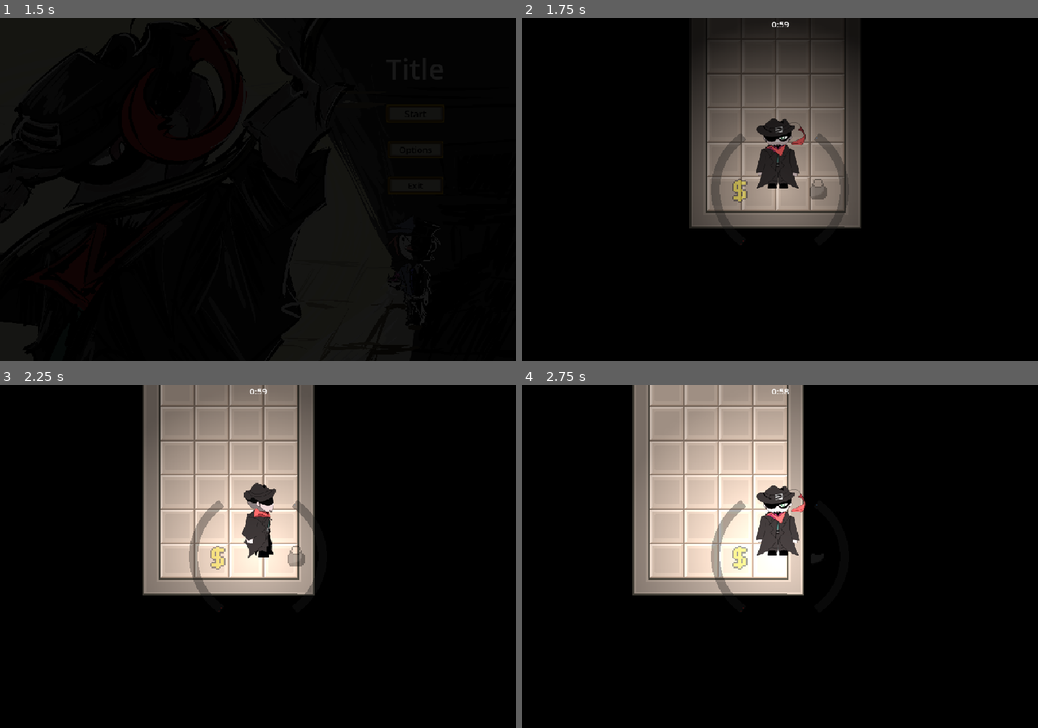
Above: before the commit, frames 1-4 (two rows, left to right).
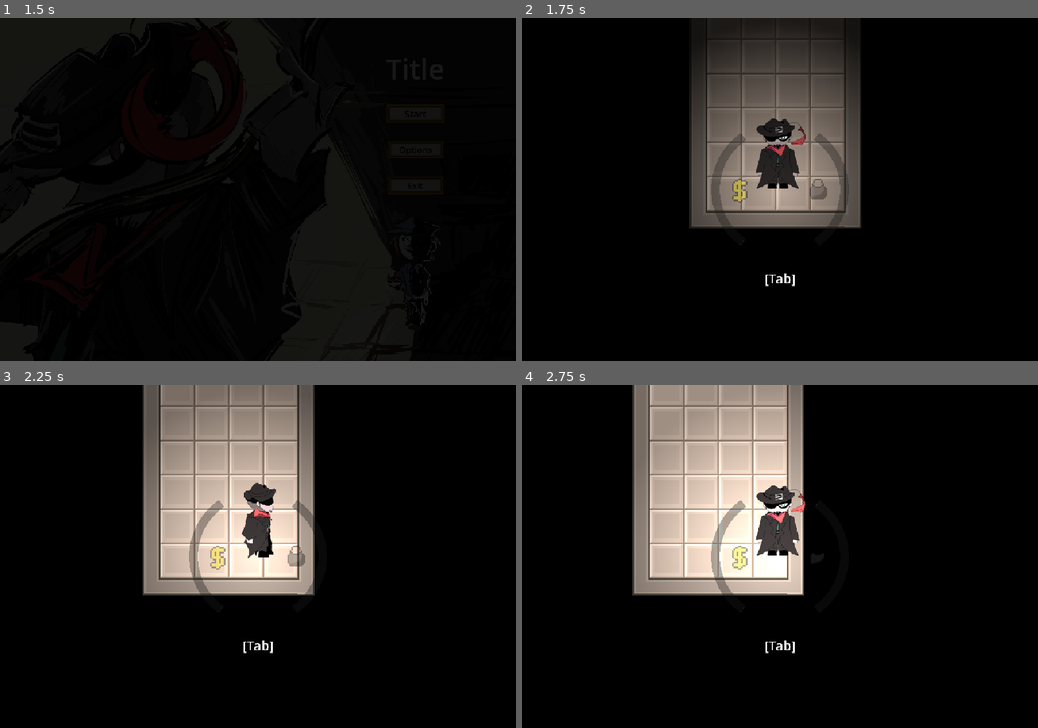
Above: after the commit, the same moments.

Repository: Jakepc007/wildjam-91
Game: Godot game, scene res://menus/scene_manager.tscn
Two runs of this game, one before a commit and one after it. Both use one fixed random seed, a clock stepped at 60 frames per second and the inputs below. The engine's default icon, where the game draws it, is replaced by a stand-in: a white triangle on a blue panel in a dark square.
Inputs (mouse positions are in pixels of both pictures, inside the frame that each line leads up to):
- Up to frame 1 (1.5 s): click "Start" at 0.5 s; click "Start" at 1.25 s
- Up to frame 2 (1.75 s): no input
- Up to frame 3 (2.25 s): move the mouse to (371, 539) at 2.02 s; hold D (right) from 2.03 s (still down); hold E (interact) from 2.03 s (still down); click (371, 539) at 2.17 s
- Up to frame 4 (2.75 s): keep holding D (right); keep holding E (interact)

Frame 1 is identical in both runs. In frame 2, 0.1% of the frame differs, in the area x 47-53%, y 1-79%; in frame 3, 0.1%; in frame 4, 0.1%.

Commit message:
Added tooltips

Diff:
--- a/inventory_ring.gd
+++ b/inventory_ring.gd
@@ -131,6 +131,15 @@
 	var weight_ratio = clamp(total_inventory_weight / max_weight, 0.0, 1.0)
 	var weight_offset = 1.9 * (1.0 - weight_ratio)
 	draw_arc(Vector2.ZERO, 121. + acc * 10., -PI/2 + 0.62, PI/2 - 0.62 - weight_offset, 53, Color(0.2, 0.6, 1.0, bar_alpha), 10.)
+
+	var tab_font := ThemeDB.fallback_font
+	var tab_text := "[Tab]"
+	var tab_fs := 24
+	var tab_alpha := 1.0 - ring_alpha
+	var tab_w: float = tab_font.get_string_size(tab_text, HORIZONTAL_ALIGNMENT_LEFT, -1, tab_fs).x
+	var tab_origin := Vector2(-tab_w / 2.0, 175.)
+	draw_string(tab_font, tab_origin + Vector2(2., 2.), tab_text, HORIZONTAL_ALIGNMENT_LEFT, -1, tab_fs, Color(0., 0., 0., tab_alpha * 0.6))
+	draw_string(tab_font, tab_origin, tab_text, HORIZONTAL_ALIGNMENT_LEFT, -1, tab_fs, Color(1., 1., 1., tab_alpha))
 
 	var icon_size := Vector2(90, 90)
 	var icon_color := Color(1., 1., 1., bar_alpha)
--- a/pickup.gd
+++ b/pickup.gd
@@ -7,6 +7,9 @@
 		item = value
 		call_deferred("_update_sprite")
 const HIGHLIGHT_SPEED = 5.
+
+const ICON_WEIGHT := preload("res://assets/icons/weight.png")
+const ICON_MONEY := preload("res://assets/icons/money.png")
 
 func _ready() -> void:
 	_update_sprite()
@@ -33,3 +36,27 @@
 		sprite.scale = sprite.scale.lerp(Vector2.ONE * 0.85, delta * HIGHLIGHT_SPEED * 2.)
 	else:
 		sprite.scale = sprite.scale.lerp(Vector2.ONE * 0.75, delta * HIGHLIGHT_SPEED)
+	queue_redraw()
+
+func _draw() -> void:
+	if Engine.is_editor_hint() or Player.closest_pickup != self:
+		return
+	if not ItemStats.items.has(item):
+		return
+	var stats := ItemStats.get_item(item)
+	var font := ThemeDB.fallback_font
+	var fs := 18
+	var icon_s := Vector2(fs, fs)
+	var padding := Vector2(10., 8.)
+	var line_gap := 6.
+	var row_h := float(fs) + line_gap
+	var tooltip_w := 160.
+	var tooltip_h := padding.y * 2. + row_h * 2. - line_gap
+	var tip_pos := Vector2(-tooltip_w / 2., -80.)
+	draw_rect(Rect2(tip_pos, Vector2(tooltip_w, tooltip_h)), Color(0., 0., 0., 0.75), true)
+	var row1 := tip_pos + Vector2(padding.x, padding.y + fs)
+	draw_texture_rect(ICON_WEIGHT, Rect2(row1 - Vector2(0., fs), icon_s), false)
+	draw_string(font, row1 + Vector2(icon_s.x + 4., 0.), "%s lbs" % stats.weight, HORIZONTAL_ALIGNMENT_LEFT, -1, fs)
+	var row2 := row1 + Vector2(0., row_h)
+	draw_texture_rect(ICON_MONEY, Rect2(row2 - Vector2(0., fs), icon_s), false)
+	draw_string(font, row2 + Vector2(icon_s.x + 4., 0.), "$%s" % stats.value, HORIZONTAL_ALIGNMENT_LEFT, -1, fs)
--- a/ui.tscn
+++ b/ui.tscn
@@ -22,6 +22,7 @@
 region_rect = Rect2(543.8, 148.09999, 52.799988, 44.799988)
 
 [node name="Label" type="Label" parent="." unique_id=443659898]
+visible = false
 anchors_preset = 10
 anchor_right = 1.0
 offset_bottom = 23.0
